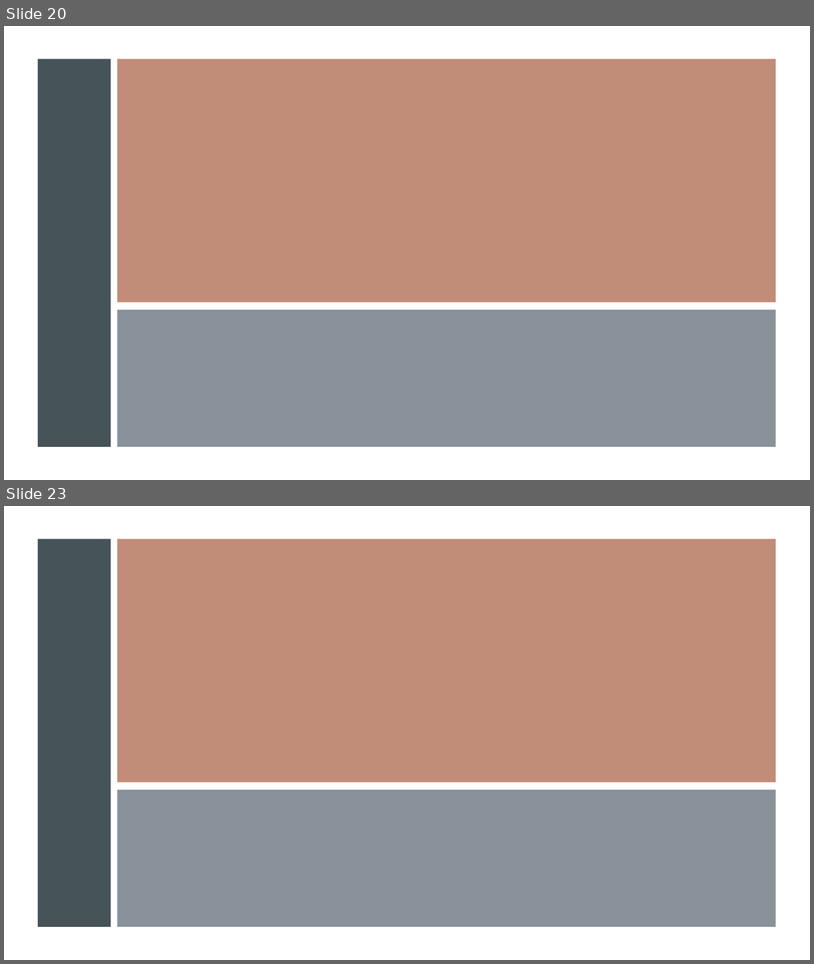
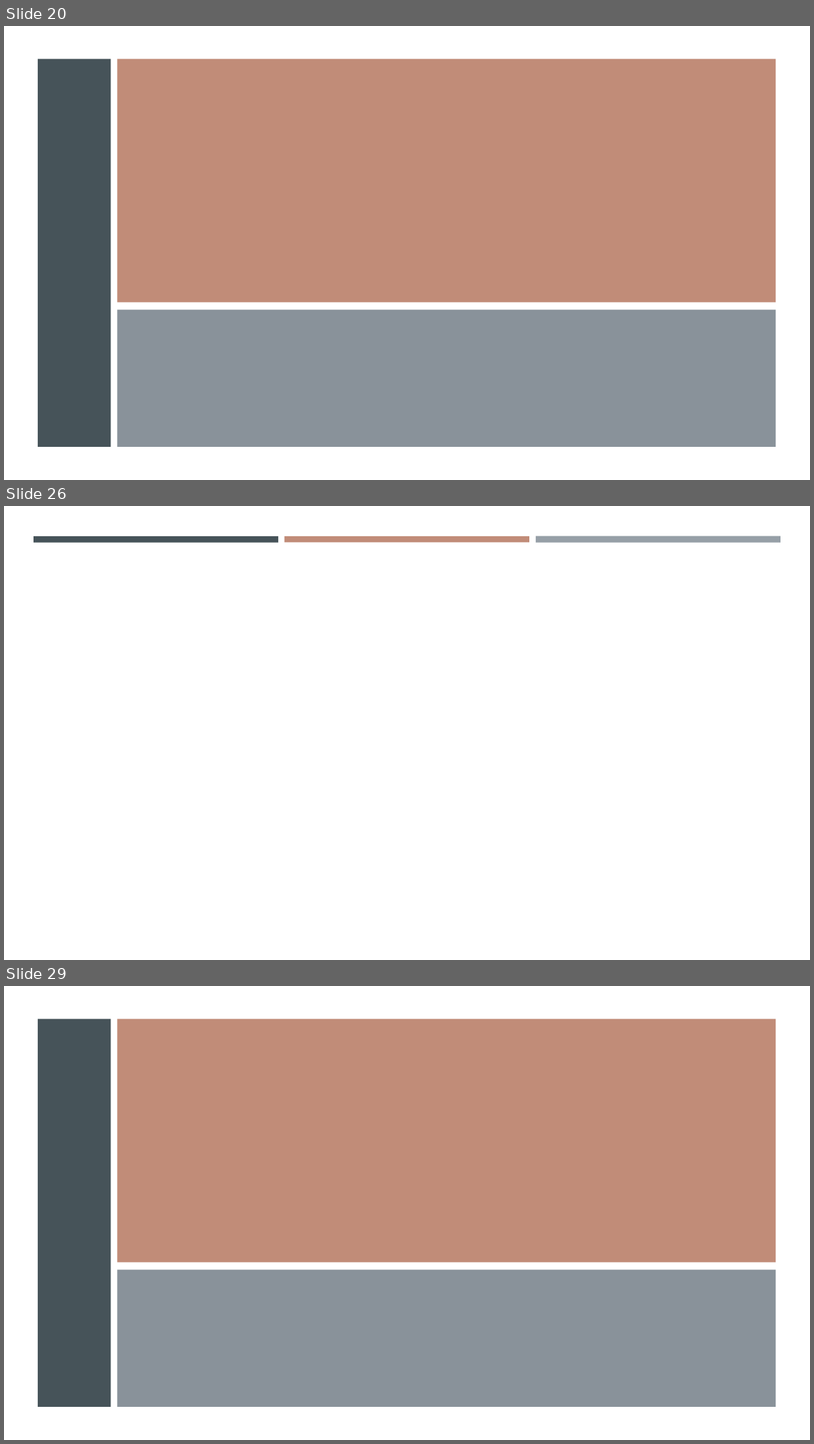
Before and after one commit to gisynw/geog-247, a slide deck: docs/Lectures/Week04/Week04_BivariateRegression.pptx. Shown one above the other, each under a label of ours: slides 20 and 23 before the commit, slides 20, 26 and 29 after it; the slides between them are not shown. The pictures are 814x964 and 814x1444 pixels, drawn with LibreOffice and Linux fonts; fonts in the diff are those of the drawing; grey boxes stand for pictures. Boxes give left, top, right and bottom in pixels: in the first picture for what was removed or moved away, otherwise in the second. Text is boxed around its words. In the diff, an @@ line names an element or a change of style, - is before the commit and + after.

```diff
--- a/docs/Lectures/Week04/Week04_BivariateRegression.pptx
+++ b/docs/Lectures/Week04/Week04_BivariateRegression.pptx
@@ slide 26 added at [4, 506, 810, 960], background #FFFFFF @@
@@ rectangle added at [34, 536, 278, 542], fill #465359 @@
@@ rectangle added at [285, 536, 530, 542], fill #C18C78 @@
@@ rectangle added at [536, 536, 781, 543], fill #969FA7 @@
@@ what was slide 23 is now slide 29 @@
```
Also in this commit, not shown: 1 slide changed, 6 other slides added, 1 slide removed, 1 other file.
